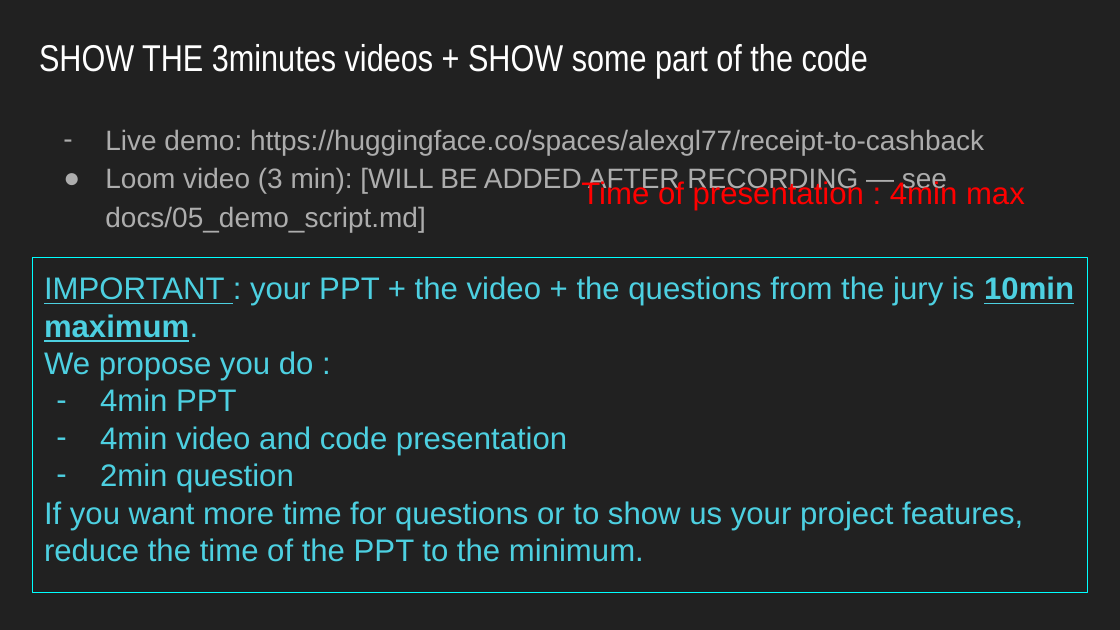
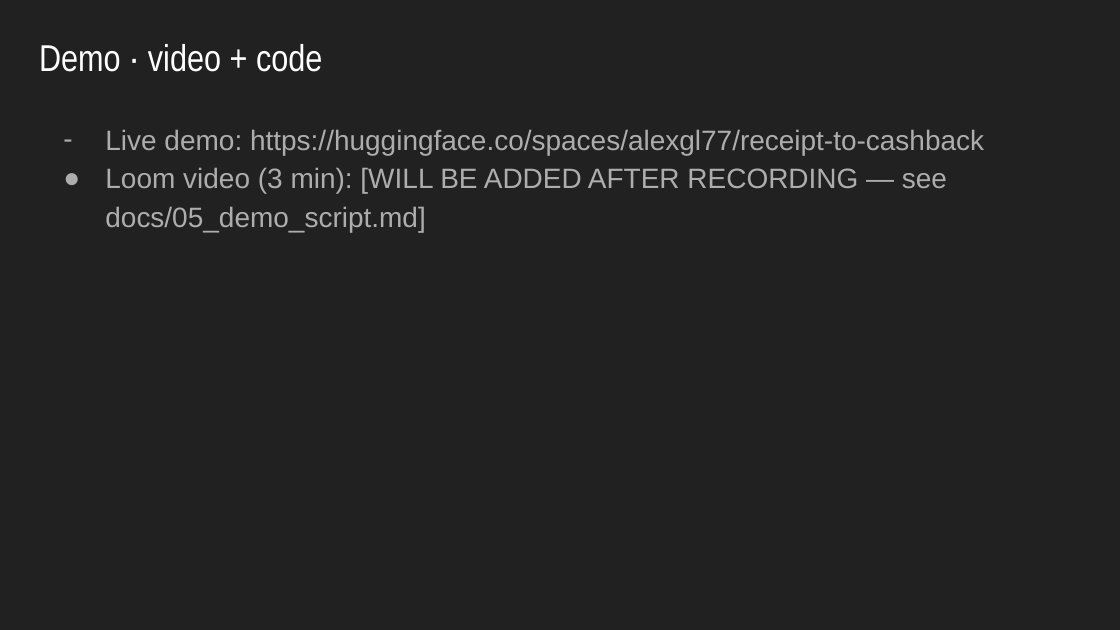
Before and after one commit to alexgl77/receipt-to-cashback, a slide deck: slide 6 of presentation/Receipt-to-Cashback.pptx. Drawn at 1120x630 pixels with LibreOffice and Linux fonts; fonts in the diff are those of the drawing. Boxes give left, top, right and bottom in pixels: in the first picture for what was removed or moved away, otherwise in the second. Text is boxed around its words. In the diff, an @@ line names an element or a change of style, - is before the commit and + after.

```diff
--- a/presentation/Receipt-to-Cashback.pptx
+++ b/presentation/Receipt-to-Cashback.pptx
@@ text at <box>39,44,322,72</box>: text changed @@
-SHOW THE 3minutes videos + SHOW some part of the code
+Demo · video + code
@@ title removed at <box>581,179,1025,210</box> @@
-Time of presentation : 4min max
@@ title removed at <box>32,258,1086,592</box> @@
-IMPORTANT : your PPT + the video + the questions from the jury is 10min maximum.
-We propose you do :
-– 4min PPT
-– 4min video and code presentation
-– 2min question
-If you want more time for questions or to show us your project features, reduce the time of the PPT to the minimum.
```
Also in this commit, not shown: 5 other slides changed, 1 other file.
